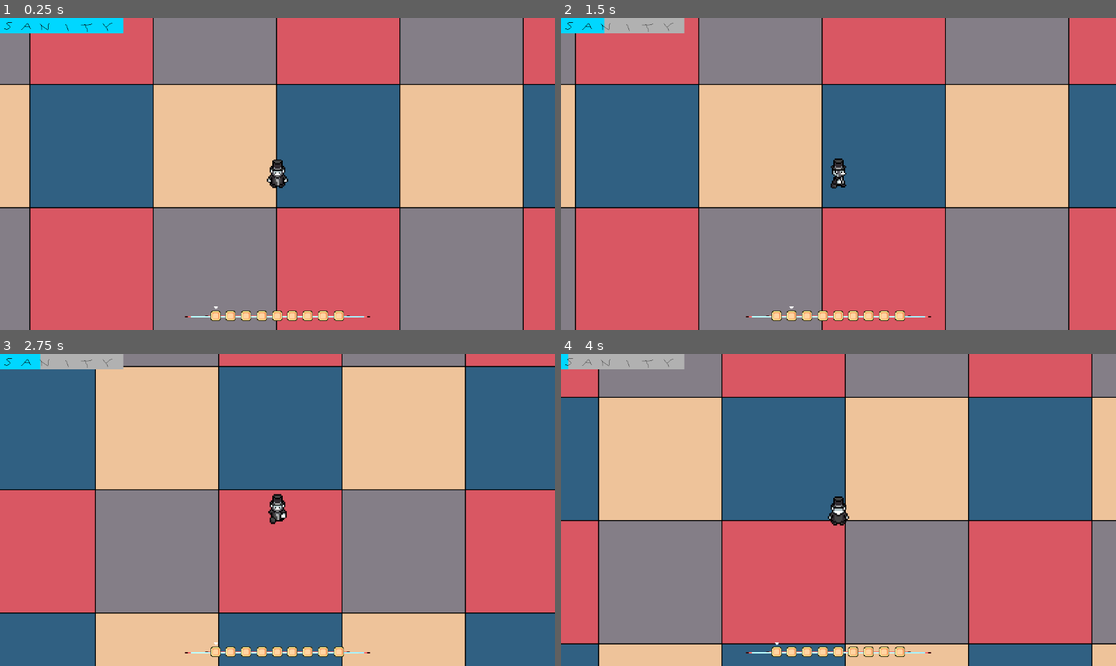
Above: before the commit, frames 1-4 (two rows, left to right).
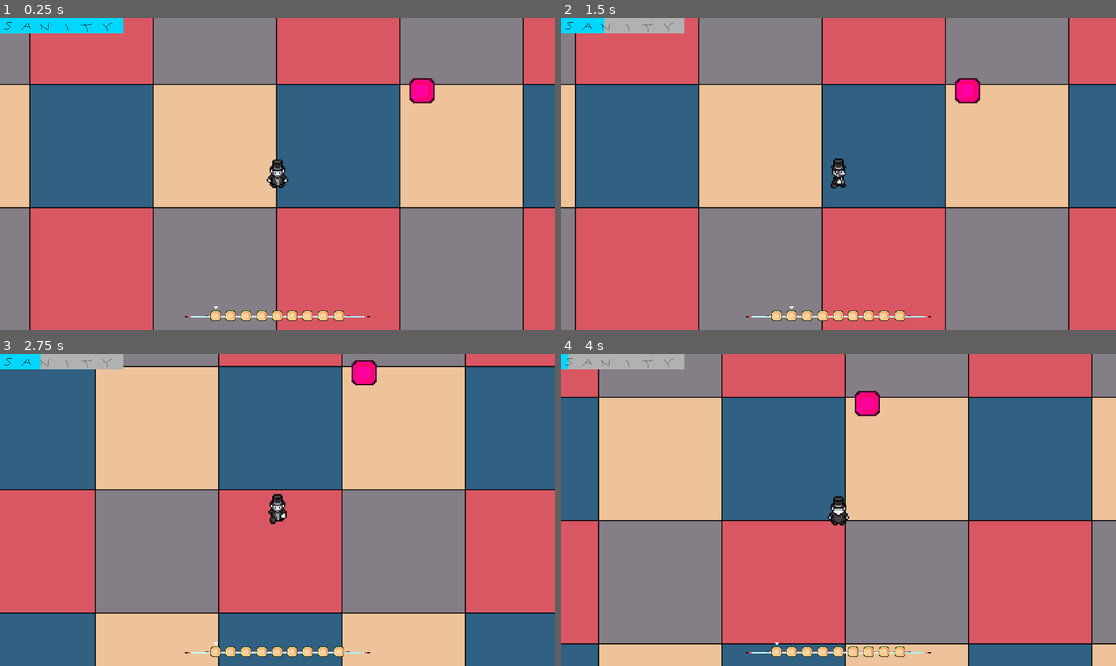
Above: after the commit, the same moments.

Repository: USV-GAM236-SPR24/Smog
Game: Godot game, scene res://scenes/game.tscn
Same seed, same stepped clock (60 frames per second), same inputs: the game is played once before the commit and once after it.
Inputs (mouse positions are in pixels of both pictures, inside the frame that each line leads up to):
- Up to frame 1 (0.25 s): no input
- Up to frame 2 (1.5 s): click (777, 317) at 0.52 s; tap Enter (ui_accept) at 1.25 s; move the mouse to (960, 158) at 1.27 s; hold D (right) from 1.28 s (still down); hold Mouse wheel down (scroll_down) from 1.28 s (still down)
- Up to frame 3 (2.75 s): tap Enter (ui_accept) at 1.52, 2.27 s; move the mouse to (166, 525) at 2.02 s; release D (right) at 2.03 s; release Mouse wheel down (scroll_down) at 2.03 s; hold S (down) from 2.03 s (still down); tap Mouse wheel up (scroll_up) at 2.1 s
- Up to frame 4 (4 s): move the mouse to (894, 441) at 2.77 s; release S (down) at 2.78 s; hold D (right) 2.78-3.53 s; tap 0 at 2.85 s; move the mouse to (810, 572) at 3.52 s; hold W (up) from 3.53 s (still down); tap 1 at 3.6 s; tap Enter (ui_accept) at 3.77 s

The runs differ from the first frame. In frame 1, 0.4% of the frame differs, in the area x 73-79%, y 19-28%; in frame 2, 0.4%; in frame 3, 0.4%; in frame 4, 0.4%.

Commit message:
Improved the player example
No more moonwalking! Also a raycast exists that follows the mouse

Diff:
--- a/Smog/scenes/game.tscn
+++ b/Smog/scenes/game.tscn
@@ -1,7 +1,8 @@
-[gd_scene load_steps=3 format=3 uid="uid://wstjrxw8m084"]
+[gd_scene load_steps=4 format=3 uid="uid://wstjrxw8m084"]
 
 [ext_resource type="Texture2D" uid="uid://0af56cc366f" path="res://art/temp/TEMP.png" id="1_7ksu6"]
 [ext_resource type="PackedScene" uid="uid://d3hcxhgxdk63m" path="res://scenes/player.tscn" id="2_41kaj"]
+[ext_resource type="PackedScene" uid="uid://dc5hgi53imh6g" path="res://scenes/temp/object.tscn" id="3_pnt31"]
 
 [node name="Game" type="Node2D"]
 
@@ -12,3 +13,6 @@
 region_rect = Rect2(-4974.03, -4463.52, 13279.8, 9554.47)
 
 [node name="Player" parent="." instance=ExtResource("2_41kaj")]
+
+[node name="object" parent="." instance=ExtResource("3_pnt31")]
+position = Vector2(300, -173)
--- a/Smog/scenes/player.tscn
+++ b/Smog/scenes/player.tscn
@@ -149,3 +149,7 @@
 libraries = {
 "": SubResource("AnimationLibrary_ryavd")
 }
+
+[node name="RayCast2D" type="RayCast2D" parent="."]
+unique_name_in_owner = true
+target_position = Vector2(0, 123)
--- /dev/null
+++ b/Smog/scenes/temp/object.tscn
@@ -0,0 +1,16 @@
+[gd_scene load_steps=3 format=3 uid="uid://dc5hgi53imh6g"]
+
+[ext_resource type="Texture2D" uid="uid://labft85rsrix" path="res://art/temp/TempMenu4.png" id="1_1b3rb"]
+
+[sub_resource type="RectangleShape2D" id="RectangleShape2D_gdi00"]
+size = Vector2(60, 50)
+
+[node name="object" type="StaticBody2D"]
+
+[node name="CollisionShape2D" type="CollisionShape2D" parent="."]
+shape = SubResource("RectangleShape2D_gdi00")
+
+[node name="Sprite2D" type="Sprite2D" parent="."]
+self_modulate = Color(1, 0, 1, 1)
+scale = Vector2(3.25, 3.25)
+texture = ExtResource("1_1b3rb")
--- a/Smog/scripts/player.gd
+++ b/Smog/scripts/player.gd
@@ -6,10 +6,12 @@
 var SPEED = 160
 
 func _physics_process(_delta) -> void:
+	_update_raycast()
+
 	direction = Input.get_vector("left", "right", "up", "down")
 
-	#exclude sideways movement
 	if !(direction.x == 0.0 or direction.x == 1.0 or direction.x == -1.0):
+		_update_anim()
 		return
 
 	velocity = direction * SPEED
@@ -18,12 +20,16 @@
 
 func _update_anim() -> void:
 
-	if direction == Vector2.ZERO:
-		%AnimationPlayer.stop()
-		return
-
 	match direction:
 		Vector2.DOWN: %AnimationPlayer.play("forwards")
 		Vector2.UP: %AnimationPlayer.play("up")
 		Vector2.RIGHT: %AnimationPlayer.play("right")
 		Vector2.LEFT: %AnimationPlayer.play("left")
+		_: %AnimationPlayer.stop()
+
+
+func _update_raycast():
+	%RayCast2D.target_position = get_global_mouse_position()
+	if %RayCast2D.is_colliding():
+		var collider = %RayCast2D.get_collider()
+		print(collider)
